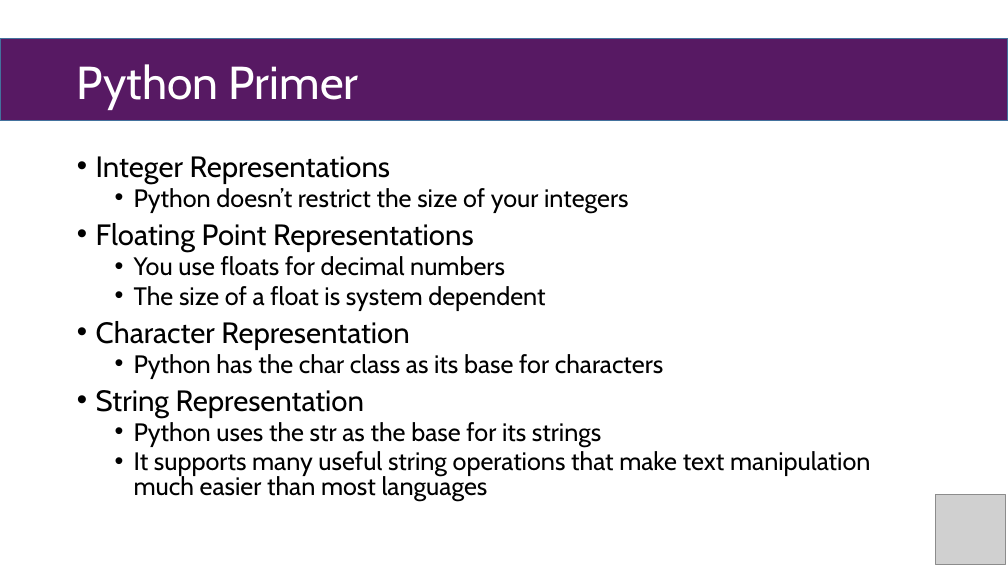
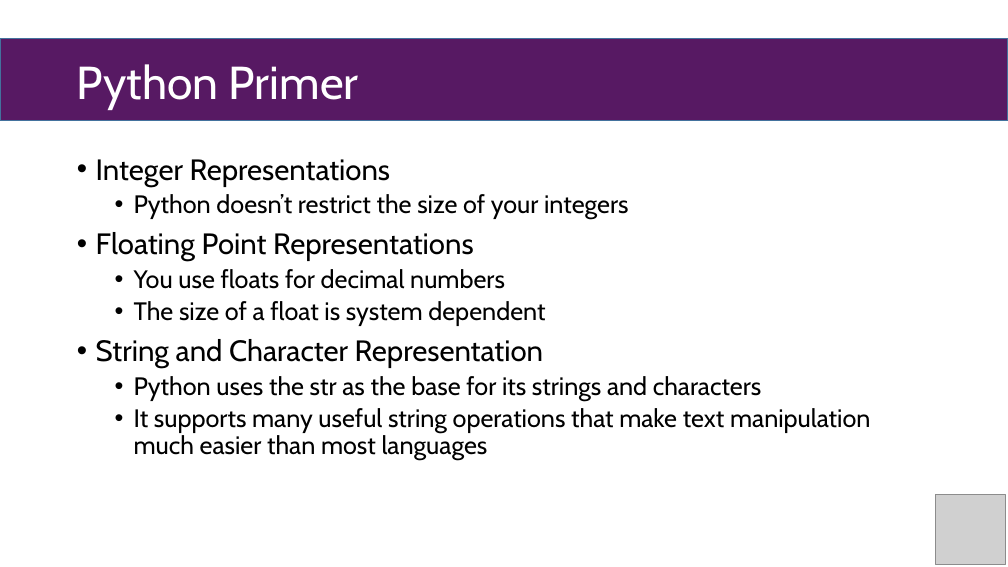
Before and after one commit to NURobotics/software-workshops, a slide deck: slide 5 of python-programming-basics/PythonProgrammingWorkshop.pptx. Drawn at 1008x567 pixels with LibreOffice and Linux fonts; fonts in the diff are those of the drawing; grey boxes stand for pictures. Boxes give left, top, right and bottom in pixels: in the first picture for what was removed or moved away, otherwise in the second. Text is boxed around its words. In the diff, an @@ line names an element or a change of style, - is before the commit and + after.

```diff
--- a/python-programming-basics/PythonProgrammingWorkshop.pptx
+++ b/python-programming-basics/PythonProgrammingWorkshop.pptx
@@ text at (x1=96, y1=159, x2=870, y2=461): line spacing 0.8 to 0.9 @@
@@ text at (x1=96, y1=339, x2=761, y2=401): text changed @@
-• Character Representation
-  • Python has the char class as its base for characters
-• String Representation
-  • Python uses the str as the base for its strings
+• String and Character Representation
+  • Python uses the str as the base for its strings and characters
```
Also in this commit, not shown: 4 other slides changed, 1 other file.
